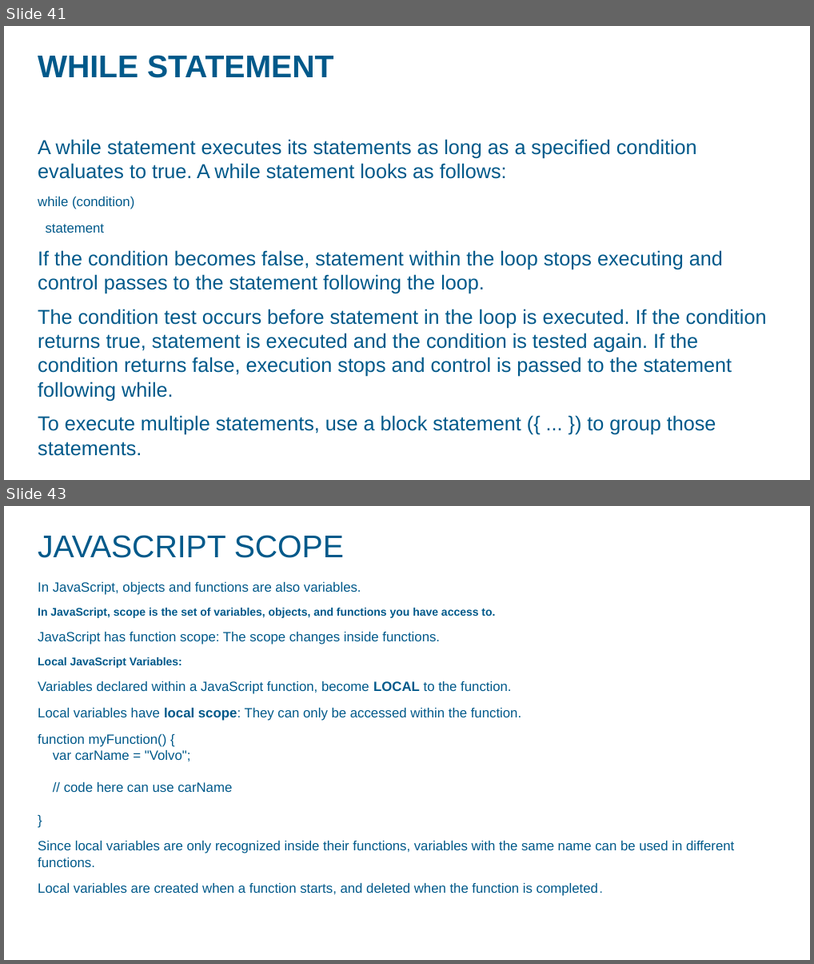
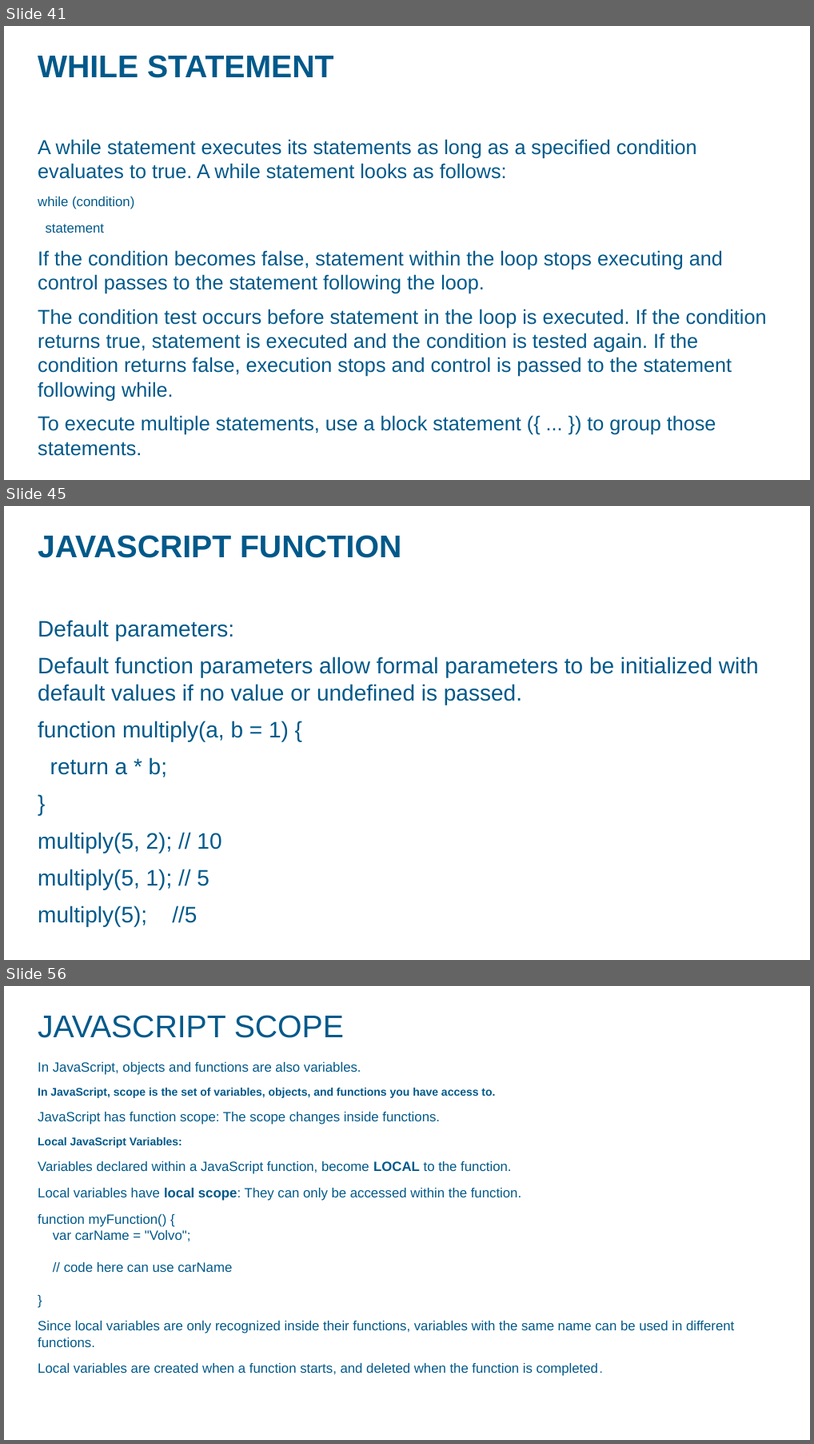
Before and after one commit to ashok07iet/java-script-sample-code, a slide deck: doc/javascript.pptx. Shown one above the other, each under a label of ours: slides 41 and 43 before the commit, slides 41, 45 and 56 after it; the slides between them are not shown. The pictures are 814x964 and 814x1444 pixels, drawn with LibreOffice and Linux fonts; fonts in the diff are those of the drawing; background and template pictures are left out. Boxes give left, top, right and bottom in pixels: in the first picture for what was removed or moved away, otherwise in the second. Text is boxed around its words. In the diff, an @@ line names an element or a change of style, - is before the commit and + after.

```diff
--- a/doc/javascript.pptx
+++ b/doc/javascript.pptx
@@ slide 45 added at (4,506,810,960), background picture (left out) @@
@@ title added at (38,535,402,558), 28 pt, text #00598A, bold @@
+JAVASCRIPT FUNCTION
@@ text added at (38,620,759,926), 20 pt, text #00598A @@
+Default parameters:
+Default function parameters allow formal parameters to be initialized with default values if no value or undefined is passed.
+function multiply(a, b = 1) {
+return a * b;
+}
+multiply(5, 2); // 10
+multiply(5, 1); // 5
+multiply(5); //5
@@ what was slide 43 is now slide 56 @@
```
Also in this commit, not shown: 2 slides changed, 28 other slides added, 2 other files.
